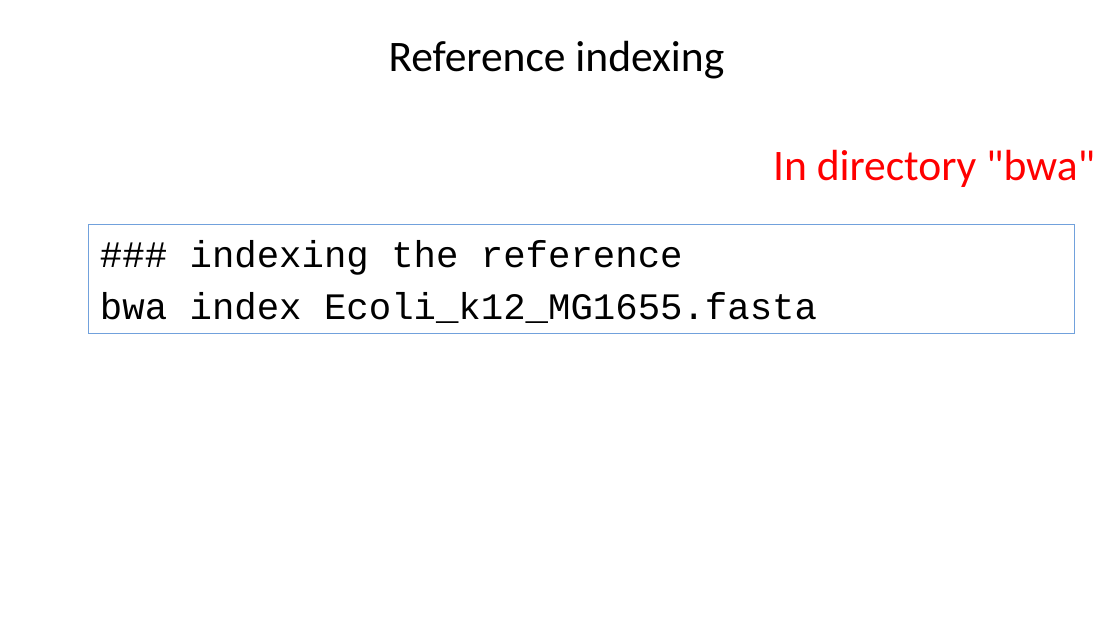
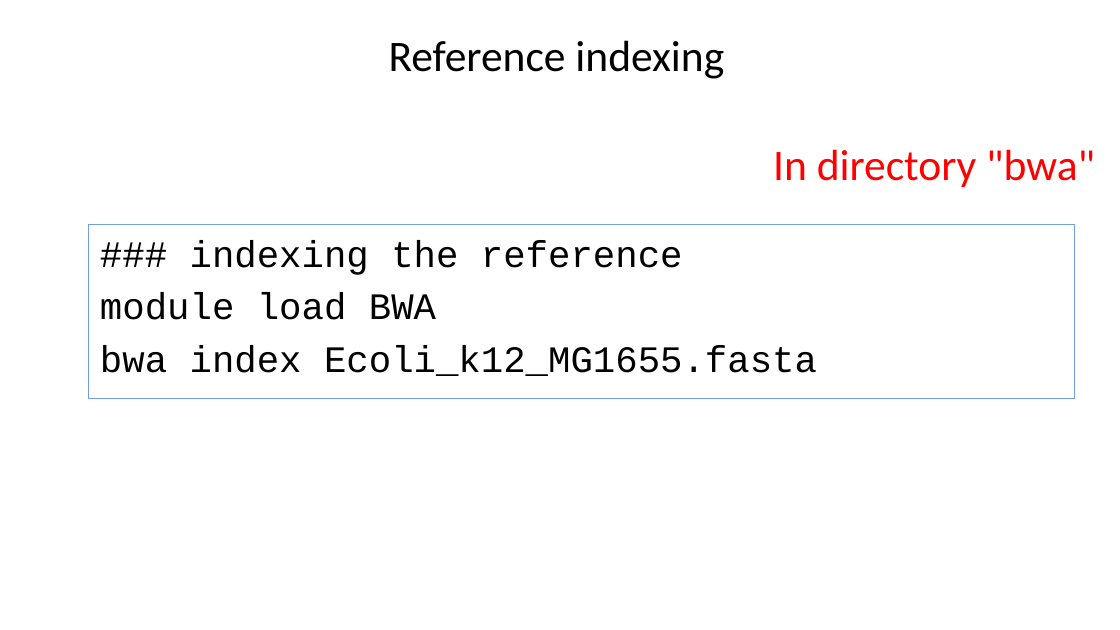
Before and after one commit to liu3zhenlab/teaching, a slide deck: slide 6 of PLPTH813Bioinformatis/2025/2_lab/lab08_variants.pptx. Drawn at 1120x630 pixels with LibreOffice and Linux fonts; fonts in the diff are those of the drawing. Boxes give left, top, right and bottom in pixels: in the first picture for what was removed or moved away, otherwise in the second. Text is boxed around its words. In the diff, an @@ line names an element or a change of style, - is before the commit and + after.

```diff
--- a/PLPTH813Bioinformatis/2025/2_lab/lab08_variants.pptx
+++ b/PLPTH813Bioinformatis/2025/2_lab/lab08_variants.pptx
@@ text "### indexing the reference": place and size @@
-text "### indexing the reference" at [88, 225, 1074, 334]
+text "### indexing the reference" at [88, 225, 1074, 400]
@@ text at [100, 293, 436, 320]: paragraph added @@
+module load BWA
```
Also in this commit, not shown: 1 other slide changed, 1 other file.
